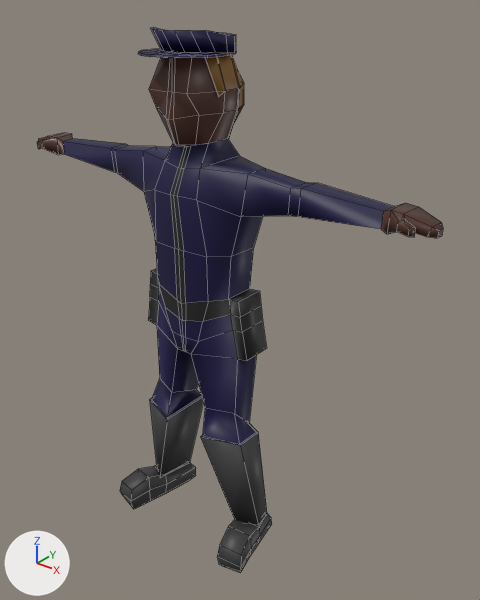
What one commit did to the FBX model Assets/Models/LowPolyCharacter_Guard.fbx.
Both versions are drawn from a 50 mm camera at (11.64, -12.97, 16.22) aimed at (0.82, 0.55, 7.84). The lights are fixed; the arrows at lower left show +X, +Y and +Z. Mesh edges are drawn as thin lines. Vertices at the same position are counted once.

Names of what the first picture shows: 'Body', 'Hair'.
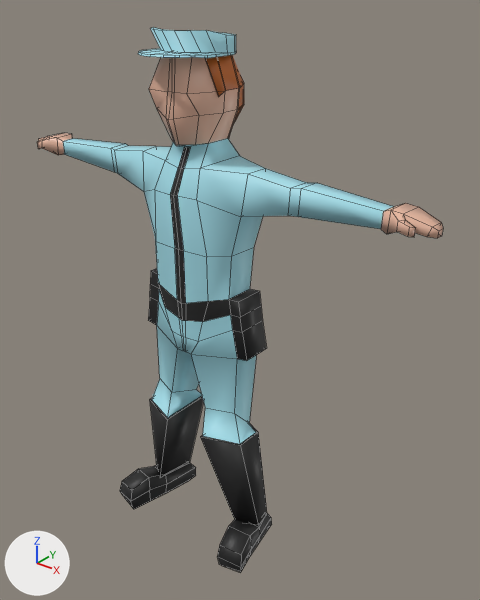
What differs and where, as boxes (x1, y1, x2, y2) in the pictures (480 x 600 px; the box of a moved part takes in the faces that stretch with it):
'Body', recoloured, surface changed (blue to cyan): (37, 57, 443, 570) in both
'Hair', recoloured, surface changed: (138, 27, 244, 138) in both
part 1 of me_cube_002, recoloured: (37, 57, 443, 238) in both
part 2 of me_cube_002, recoloured: (150, 396, 258, 445) in both
part 3 of me_cube_002, recoloured (blue to cyan): (63, 138, 394, 444) in both
part 4 of me_cube_002, recoloured: (120, 398, 272, 570) in both
part 5 of me_cube_003, moved or reshaped: (138, 48, 236, 58) in both
part 6 of me_cube_003, recoloured: (205, 58, 240, 138) in both
part 7 of me_cube_003, recoloured (blue to cyan): (151, 27, 236, 53) in both
part 8 of me_cube_003, recoloured: (206, 55, 244, 123) in both

The change, as a diff of the scene's bpy script:
```diff
--- a/Assets/Models/LowPolyCharacter_Guard.fbx.py
+++ b/Assets/Models/LowPolyCharacter_Guard.fbx.py
@@ mat_hair @@
 mat_hair = principled_material('Hair')
-mat_hair.base_color = (0.0437, 0.0437, 0.0437)  # black #3b3b3b
+mat_hair.base_color = (0.538, 0.135, 0.0182)  # orange #c26725
@@ mat_guard_uniform @@
+mat_guard_uniform = principled_material('Guard_Uniform')
+mat_guard_uniform.base_color = (0.381, 0.747, 0.841)  # cyan #a6e0ec
@@ mat_guardflesh @@
+mat_guardflesh = principled_material('GuardFlesh')
+mat_guardflesh.base_color = (0.799, 0.474, 0.347)  # beige #e7b79f
+mat_guardflesh.roughness = 0.4
@@ me_cube_002 @@
 me_cube_002.from_pydata(...)  # 366 vertices, 364 faces; spans x -6.78..6.78, y -1.86..1.2, z -13.69..1.24
 # used by ob_body; location = (-0.04, 0.0, 13.63)
+# me_cube_002 part 1: 104 faces spanning x -6.78..6.78, y -1.17..1.09, z -2.42..1.24 switch from mat_flesh (brown #502f26) to mat_guardflesh (beige #e7b79f)
+# me_cube_002 part 2: 8 faces spanning x -1.92..1.92, y -1.12..0.61, z -9.76..-9.73 switch from mat_material (dark blue #0f0641) to mat_black (black #202020)
+# me_cube_002 part 3: 118 faces spanning x -5.52..5.52, y -1.1..1.2, z -9.74..-1.03 switch from mat_material (dark blue #0f0641) to mat_guard_uniform (cyan #a6e0ec)
+# me_cube_002 part 4: 90 faces spanning x -2.66..2.66, y -1.86..0.83, z -13.69..-9.73 switch from mat_hair (black #3b3b3b) to mat_black (black #202020)
@@ me_cube_003 @@
 me_cube_003.from_pydata(...)  # 159 vertices, 124 faces; spans x -1.08..1.08, y -1.67..1.12, z -1.33..1.49
 # used by ob_hair; location = (-0.04, 0.0, 13.63)
+# me_cube_003 part 5
+# 26 faces are deleted
+# 26 new faces join them, mat_guard_uniform (cyan #a6e0ec)
+# me_cube_003 part 6: 58 faces spanning x -1.08..1.08, y -0.54..1.12, z -1.33..1.26 switch from mat_flesh (brown #502f26) to mat_guardflesh (beige #e7b79f)
+# me_cube_003 part 7: 44 faces spanning x -0.94..0.94, y -1.67..0.91, z 0.91..1.49 switch from mat_material (dark blue #0f0641) to mat_guard_uniform (cyan #a6e0ec)
+# me_cube_003 part 8: 22 faces spanning x -1.08..1.08, y -0.54..1.12, z -1.33..1.03 switch from mat_hair_001 (brown #855d23) to mat_hair (orange #c26725)
```
